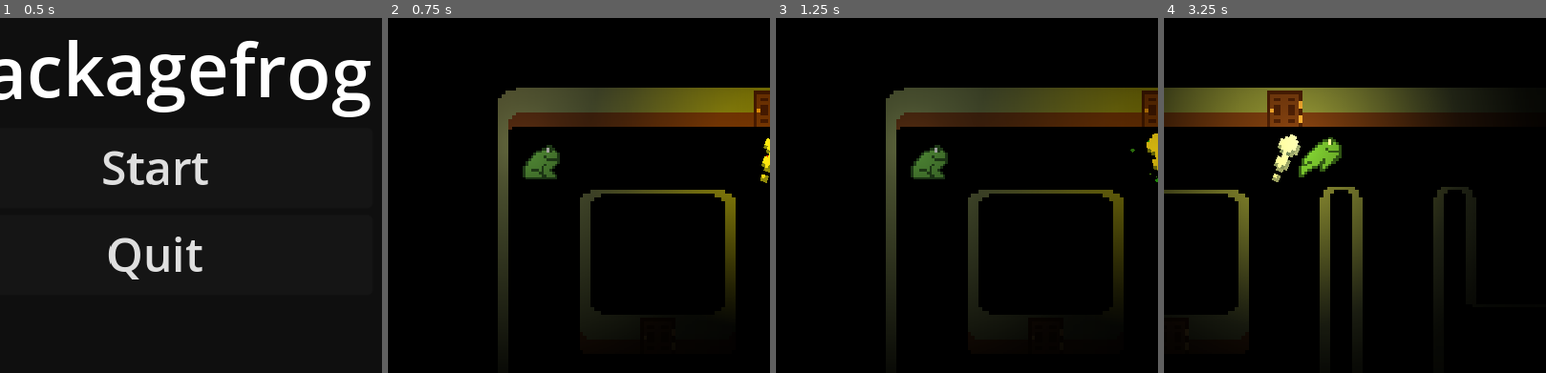
Above: before the commit, frames 1-4 (left to right).
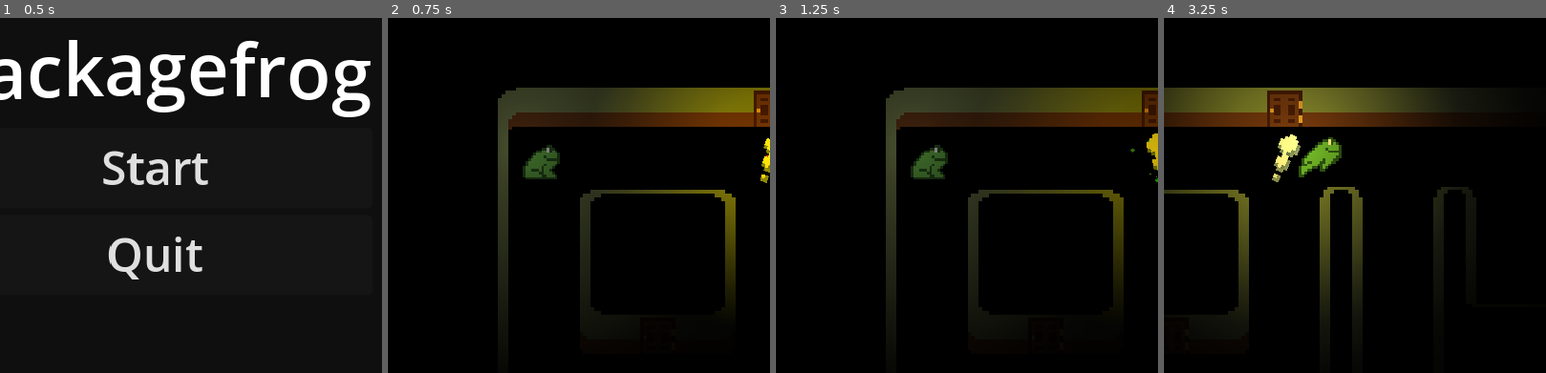
Above: after the commit, the same moments.

Repository: souplamp/packageman
Game: Godot game, scene res://menu.tscn
Same seed, same stepped clock (60 frames per second), same inputs: the game is played once before the commit and once after it.
Inputs:
- Up to frame 1 (0.5 s): no input
- Up to frame 2 (0.75 s): click "Start" at 0.5 s
- Up to frame 3 (1.25 s): no input
- Up to frame 4 (3.25 s): tap Enter at 1.25 s; hold Right (ui_right) 1.28-2.03 s; hold Down (ui_down) 2.03-2.78 s; tap Space at 2.75 s; hold Right (ui_right) from 2.78 s (still down)
The pictures show only the part of the screen within x 30-80%, y 30-80%; the shares and areas given below are measured in that part.

Frame 1 is identical in both runs. In frame 2, 1.2% of the frame differs, in the area x 28-45%, y 19-45%; in frame 3, 0.2%; in frame 4, 0.6%.

Commit message:
difficulty curve

Diff:
--- a/mansion/mansion.gd
+++ b/mansion/mansion.gd
@@ -47,21 +47,29 @@
 func game_over() -> void:
 	$canvas/panelcont.show()
 	$canvas/panelcont/centercont/label.text = \
-	"[center][wave]G A M E   O V E R !\n[font size=9][rainbow]SCORE:  " + str(packages)
+	"[center][wave]G A M E   O V E R !\n[font size=12][rainbow]SCORE:  " + str(packages)
+
+func _input(event):
+	if Input.is_action_just_pressed("ui_cancel"): _on_frog_died()
 
 func _on_frog_died():
 	reset()
-	if lives == 0:
+	lives -= 1
 
-		return
-	lives -= 1
-	count.text = str(lives) + " Lives"
+	var txt: String = str(lives) + " "
+
+	if lives > 1: txt += "Lives"
+	elif lives == 1: txt += "Life"
+	elif lives == 0:
+		txt = "[font color=red][shake]You Died"
+		game_over()
+
+	count.text = txt
 
 func _on_frog_pause_maze():
 	maze.paused = true
 
 func _on_frog_package_received():
-	print("yahoo")
 	await current_receive.call_deferred("queue_free")
 	spawn_package()
 	spawn_receive()
--- a/mansion/mansion.tscn
+++ b/mansion/mansion.tscn
@@ -571,6 +571,7 @@
 max_distance = 250.0
 
 [node name="light" type="PointLight2D" parent="maze"]
+visible = false
 scale = Vector2(3.53125, 3.53125)
 color = Color(0.258824, 0.12549, 0.105882, 1)
 texture = SubResource("GradientTexture2D_vuti4")
@@ -592,6 +593,7 @@
 [node name="count" type="RichTextLabel" parent="canvas/hbox"]
 custom_minimum_size = Vector2(100, 0)
 layout_mode = 2
+bbcode_enabled = true
 text = "3 Lives"
 scroll_active = false
 
@@ -602,6 +604,7 @@
 offset_bottom = 53.0
 theme_override_constants/line_separation = -6
 theme_override_font_sizes/normal_font_size = 11
+bbcode_enabled = true
 text = "Score: 0"
 fit_content = true
 autowrap_mode = 0
@@ -622,7 +625,7 @@
 theme_override_font_sizes/normal_font_size = 24
 bbcode_enabled = true
 text = "[center][wave]G A M E   O V E R !
-[font size=9][rainbow]SCORE: 0"
+[font size=12][rainbow]SCORE: 0"
 fit_content = true
 scroll_active = false
 autowrap_mode = 0
@@ -641,7 +644,7 @@
 
 [node name="PointLight2D" type="PointLight2D" parent="frog"]
 scale = Vector2(3.53125, 3.53125)
-color = Color(0.741176, 0.741176, 0.741176, 1)
+color = Color(0.584314, 0.584314, 0.584314, 1)
 texture = SubResource("GradientTexture2D_vuti4")
 
 [node name="CanvasModulate" type="CanvasModulate" parent="."]
--- a/mansion/maze.gd
+++ b/mansion/maze.gd
@@ -8,7 +8,9 @@
 
 var current_head: Vector2i = Vector2i(12, 10)
 
-var length: int = 5
+var current_difficulty: int = 0
+
+var length: int = 3
 var tiles: Array[Vector2i] = [current_head]
 
 var dir: Array[Vector2i] = [Vector2i.UP, Vector2i.DOWN, Vector2i.RIGHT, Vector2i.LEFT]
@@ -28,6 +30,12 @@
 	for t in tiles: erase_cell(1, t)
 	current_head = Vector2i(12, 10)
 	tiles = [current_head]
+
+func add_difficulty() -> void:
+	timer.wait_time -= 0.05
+	current_difficulty += 1
+	if current_difficulty % 2 == 0:
+		length += 1
 
 func move() -> void:
 	if paused: return
